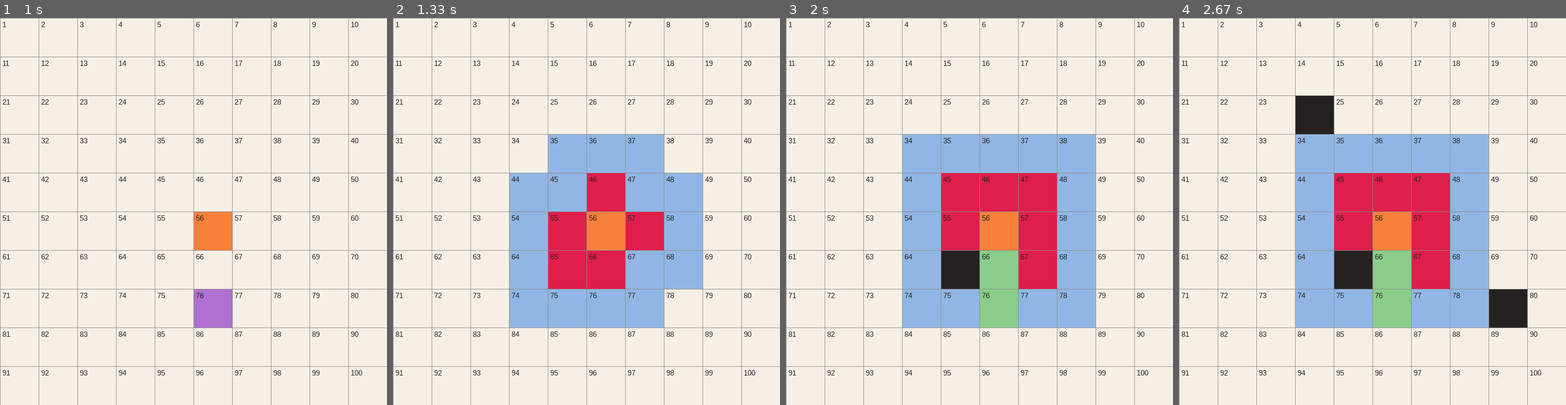
Above: before the commit, frames 1-4 (left to right).
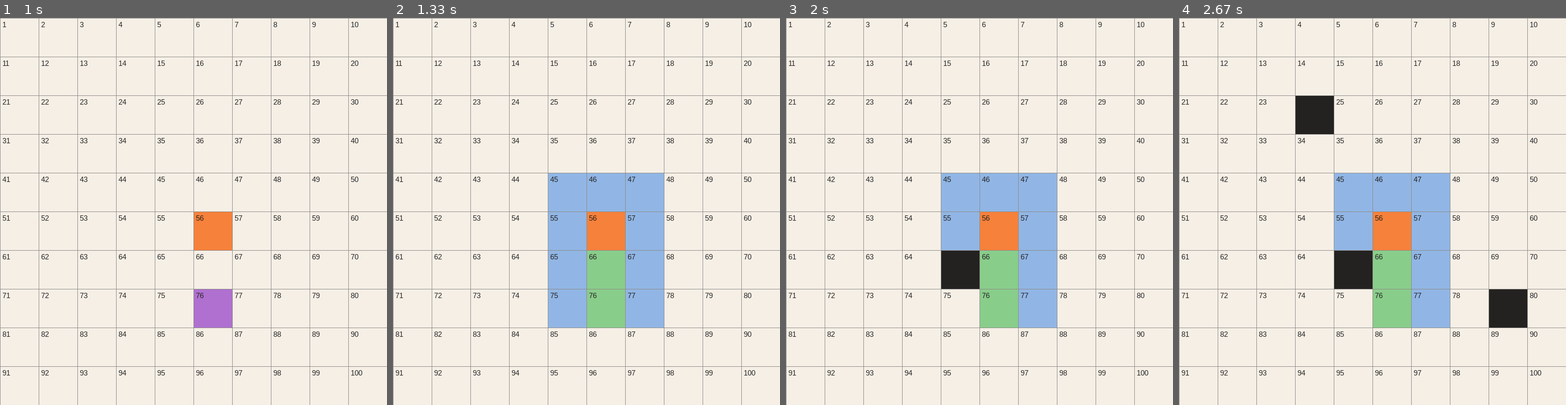
Above: after the commit, the same moments.

Repository: QueenPeluchitos/IA-19121034
Game: pygame game, started from asterisco/asterisco.py
Same seed, same stepped clock (60 frames per second), same inputs: the game is played once before the commit and once after it.
Inputs (mouse positions are in pixels of both pictures, inside the frame that each line leads up to):
- Up to frame 1 (1 s): click (193, 211) at 0.38 s; click (232, 296) at 0.72 s
- Up to frame 2 (1.33 s): tap Space at 1 s
- Up to frame 3 (2 s): right-click (960, 312) at 1.38 s; click (979, 257) at 1.72 s
- Up to frame 4 (2.67 s): click (1318, 130) at 2.05 s; click (1507, 312) at 2.38 s

Frame 1 is identical in both runs. In frame 2, 16% of the frame differs, in the area x 30-80%, y 30-80%; in frame 3, 19%; in frame 4, 19%.

Commit message:
Mediapipe faces por arreglar

Diff:
--- a/asterisco/asterisco.py
+++ b/asterisco/asterisco.py
@@ -51,6 +51,9 @@
     def es_fin(self):
         return self.color == PURPURA
 
+    def restablecer(self):
+        self.color = BLANCO
+
     #Estados de paredes, inicio y fin
     def hacer_inicio(self):
         self.color = NARANJA
@@ -101,8 +104,8 @@
 
     #valores de los movimientos
     movimientos = [
-        (-1, 0, 10),  (1, 0, 10), (0, -1, 10), (0, 1, 10), # izquierda, derecha, abajo, arriba
-        (-1, -1, 14), (-1, 1, 14), (1, -1, 14), (1, 1, 14) # diagonales de izquierda abajo, izquierda arriba, derecha abajo, derecha arriba
+        (-1, 0, 1),  (1, 0, 1), (0, -1, 1), (0, 1, 1), # izquierda, derecha, abajo, arriba
+        (-1, -1, 1.4), (-1, 1, 1.4), (1, -1, 1.4), (1, 1, 1.4) # diagonales de izquierda abajo, izquierda arriba, derecha abajo, derecha arriba
     ]
     for df, dc, costo in movimientos:
         nueva_fila, nueva_col = fila + df, col + dc
@@ -149,7 +152,7 @@
     visitados = {inicio}
     contador = 2
 
-    while not open_set.empty(): ## Mientras haya nodos abiertos
+    while not open_set.empty(): # Mientras haya nodos abiertos
         for event in pygame.event.get():
             if event.type == pygame.QUIT:
                 pygame.quit()
@@ -201,14 +204,6 @@
         for event in pygame.event.get():
             if event.type == pygame.QUIT:
                 corriendo = False
-
-            if event.type == pygame.KEYDOWN:
-                if event.key == pygame.K_r and pygame.key.get_mods() & pygame.KMOD_CTRL:
-                    for fila in grid:
-                        for nodo in fila:
-                            nodo.restablecer()
-                    inicio = None
-                    fin = None
 
             if pygame.mouse.get_pressed()[0]:  # Click izquierdo
                 pos = pygame.mouse.get_pos()
--- /dev/null
+++ b/mepF.py
@@ -0,0 +1,136 @@
+import cv2
+import mediapipe as mp
+import numpy as np
+import pandas as pd
+from tkinter import Tk, simpledialog
+
+# Inicializar MediaPipe Face Mesh
+mp_face_mesh = mp.solutions.face_mesh
+face_mesh = mp_face_mesh.FaceMesh(static_image_mode=False, max_num_faces=2,
+                                  min_detection_confidence=0.5, min_tracking_confidence=0.5)
+
+# Captura de video
+cap = cv2.VideoCapture(0)
+
+# Lista ampliada de índices de landmarks específicos
+selected_points = [33, 133, 362, 263, 61, 291, 4, 199, 234, 454, 10, 152]  # Incluye cejas, mandíbula, etc.
+
+# Cargar datos existentes del archivo Excel
+try:
+    data = pd.read_excel("distancias_caras.xlsx")
+except FileNotFoundError:
+    print("Archivo de datos no encontrado. Se creará uno nuevo.")
+
+def distancia(p1, p2):
+    """Calcula la distancia euclidiana entre dos puntos."""
+    return np.linalg.norm(np.array(p1) - np.array(p2))
+
+def reconocer_rostro(medidas_actuales):
+    """Compara las medidas actuales con las almacenadas para identificar el rostro."""
+    if data.empty:
+        return "Datos insuficientes para reconocimiento."
+
+    # Calcular la distancia euclidiana entre las medidas actuales y las almacenadas
+    data["Diferencia"] = data.apply(
+        lambda row: np.linalg.norm([
+            row["Distancia_Ojos1"] - medidas_actuales["Distancia_Ojos1"],
+            row["Distancia_Ojos2"] - medidas_actuales["Distancia_Ojos2"],
+            row["Distancia_Boca"] - medidas_actuales["Distancia_Boca"],
+            row["Distancia_Nariz"] - medidas_actuales["Distancia_Nariz"],
+            # Agregar más distancias aquí si se calculan
+        ]),
+        axis=1
+    )
+
+    # Identificar el nombre con la menor diferencia
+    menor_diferencia = data.loc[data["Diferencia"].idxmin()]
+    if menor_diferencia["Diferencia"] < 50:  # Umbral ajustable
+        return menor_diferencia["Nombre"]
+    return "Desconocido"
+
+while cap.isOpened():
+    ret, frame = cap.read()
+    if not ret:
+        break
+
+    frame = cv2.flip(frame, 1)  # Espejo para mayor naturalidad
+    rgb_frame = cv2.cvtColor(frame, cv2.COLOR_BGR2RGB)
+    results = face_mesh.process(rgb_frame)
+
+    if results.multi_face_landmarks:
+        for face_landmarks in results.multi_face_landmarks:
+            puntos = {}
+
+            for idx in selected_points:
+                x = int(face_landmarks.landmark[idx].x * frame.shape[1])
+                y = int(face_landmarks.landmark[idx].y * frame.shape[0])
+                puntos[idx] = (x, y)
+                cv2.circle(frame, (x, y), 2, (0, 255, 0), -1)  # Dibuja el punto en verde
+
+            # Calcular distancias adicionales
+            if all(k in puntos for k in [33, 133, 362, 263, 61, 291, 4, 199, 234, 454, 10, 152]):
+                d_ojos = distancia(puntos[33], puntos[133])
+                d_ojos2 = distancia(puntos[362], puntos[263])
+                d_boca = distancia(puntos[61], puntos[291])
+                d_nariz = distancia(puntos[4], puntos[10])
+                d_cejas = distancia(puntos[199], puntos[234])
+                d_mandibula = distancia(puntos[10], puntos[152])
+
+                medidas_actuales = {
+                    "Distancia_Ojos1": d_ojos,
+                    "Distancia_Ojos2": d_ojos2,
+                    "Distancia_Boca": d_boca,
+                    "Distancia_Nariz": d_nariz,
+                    "Distancia_Cejas": d_cejas,
+                    "Distancia_Mandibula": d_mandibula,
+                }
+
+                # Reconocer rostro
+                nombre_reconocido = reconocer_rostro(medidas_actuales)
+                cv2.putText(frame, f"Reconocido: {nombre_reconocido}", (10, 30),
+                            cv2.FONT_HERSHEY_SIMPLEX, 1, (255, 0, 0), 2)
+
+                # Mostrar distancias en pantalla
+                cv2.putText(frame, f"D ojos: {int(d_ojos)}", (puntos[33][0], puntos[33][1] - 10),
+                            cv2.FONT_HERSHEY_SIMPLEX, 0.5, (0, 255, 0), 1)
+                cv2.putText(frame, f"D ojos2: {int(d_ojos2)}", (puntos[362][0], puntos[362][1] - 10),
+                            cv2.FONT_HERSHEY_SIMPLEX, 0.5, (0, 255, 0), 1)
+                cv2.putText(frame, f"D boca: {int(d_boca)}", (puntos[61][0], puntos[61][1] - 10),
+                            cv2.FONT_HERSHEY_SIMPLEX, 0.5, (0, 255, 0), 1)
+                cv2.putText(frame, f"D nariz: {int(d_nariz)}", (puntos[4][0], puntos[4][1] - 10),
+                            cv2.FONT_HERSHEY_SIMPLEX, 0.5, (0, 255, 0), 1)
+                cv2.putText(frame, f"D cejas: {int(d_cejas)}", (puntos[10][0], puntos[10][1] - 10),
+                            cv2.FONT_HERSHEY_SIMPLEX, 0.5, (0, 255, 0), 1)
+                cv2.putText(frame, f"D mandibula: {int(d_mandibula)}", (puntos[199][0], puntos[199][1] - 10),
+                            cv2.FONT_HERSHEY_SIMPLEX, 0.5, (0, 255, 0), 1)
+
+                # Guardar datos al presionar 's'
+                if cv2.waitKey(1) & 0xFF == ord('s'):
+                    # Crear un cuadro de diálogo para ingresar el nombre
+                    root = Tk()
+                    root.withdraw()
+                    nombre = simpledialog.askstring("Nombre", "Ingrese el nombre del dueño de las distancias:")
+                    root.destroy()
+
+                    if nombre:
+                        # Agregar datos al DataFrame
+                        data = pd.concat([data, pd.DataFrame([{
+                            "Nombre": nombre,
+                            "Distancia_Ojos1": d_ojos,
+                            "Distancia_Ojos2": d_ojos2,
+                            "Distancia_Boca": d_boca,
+                            "Distancia_Nariz": d_nariz,
+                            "Distancia_Cejas": d_cejas,
+                            "Distancia_Mandibula": d_mandibula
+                        }])], ignore_index=True)
+
+                        # Guardar en un archivo Excel
+                        data.to_excel("distancias_caras.xlsx", index=False)
+                        print(f"Datos guardados para {nombre}")
+
+    cv2.imshow('PuntosFacialesMediaPipe', frame)
+    if cv2.waitKey(1) & 0xFF == ord('q'):
+        break
+
+cap.release()
+cv2.destroyAllWindows()
Not shown, added: distancias_caras.xlsx
